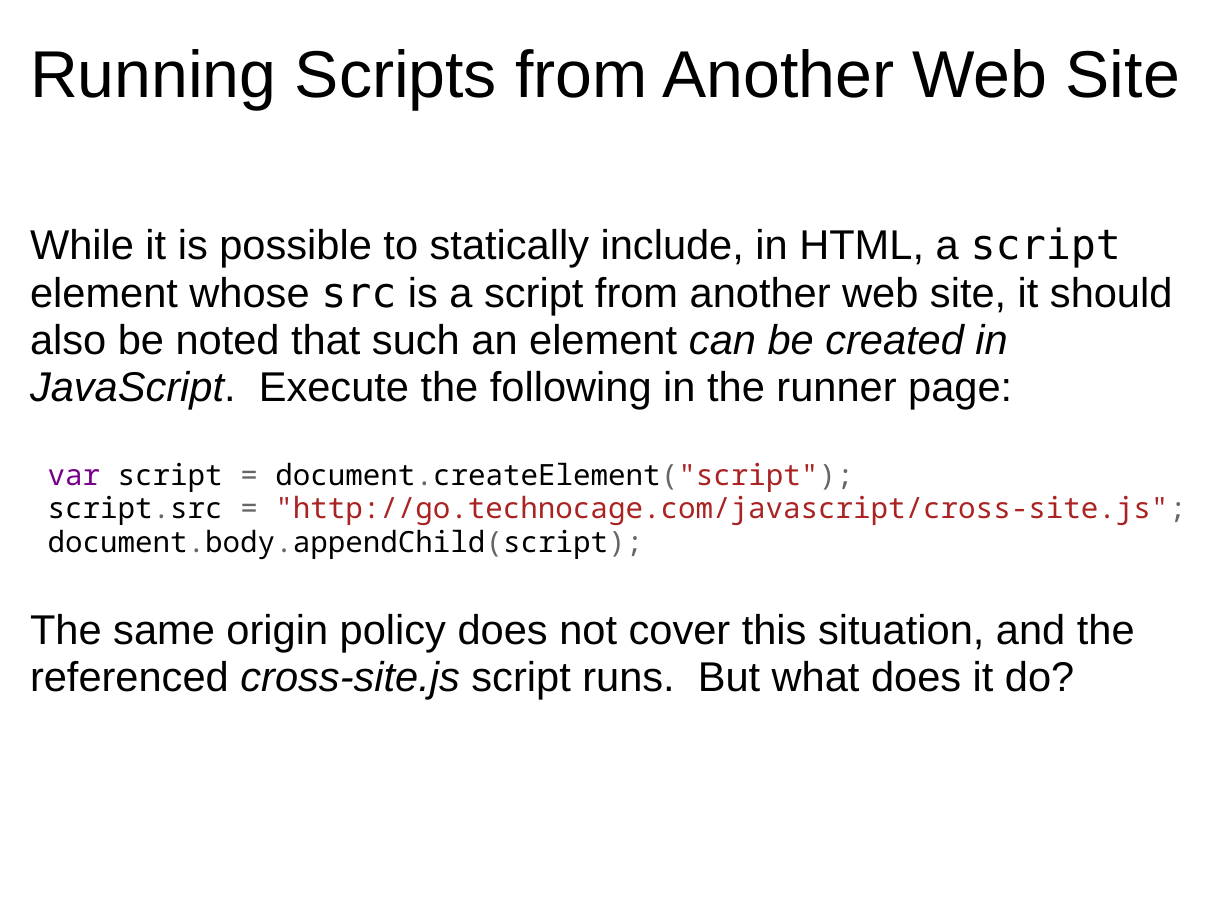
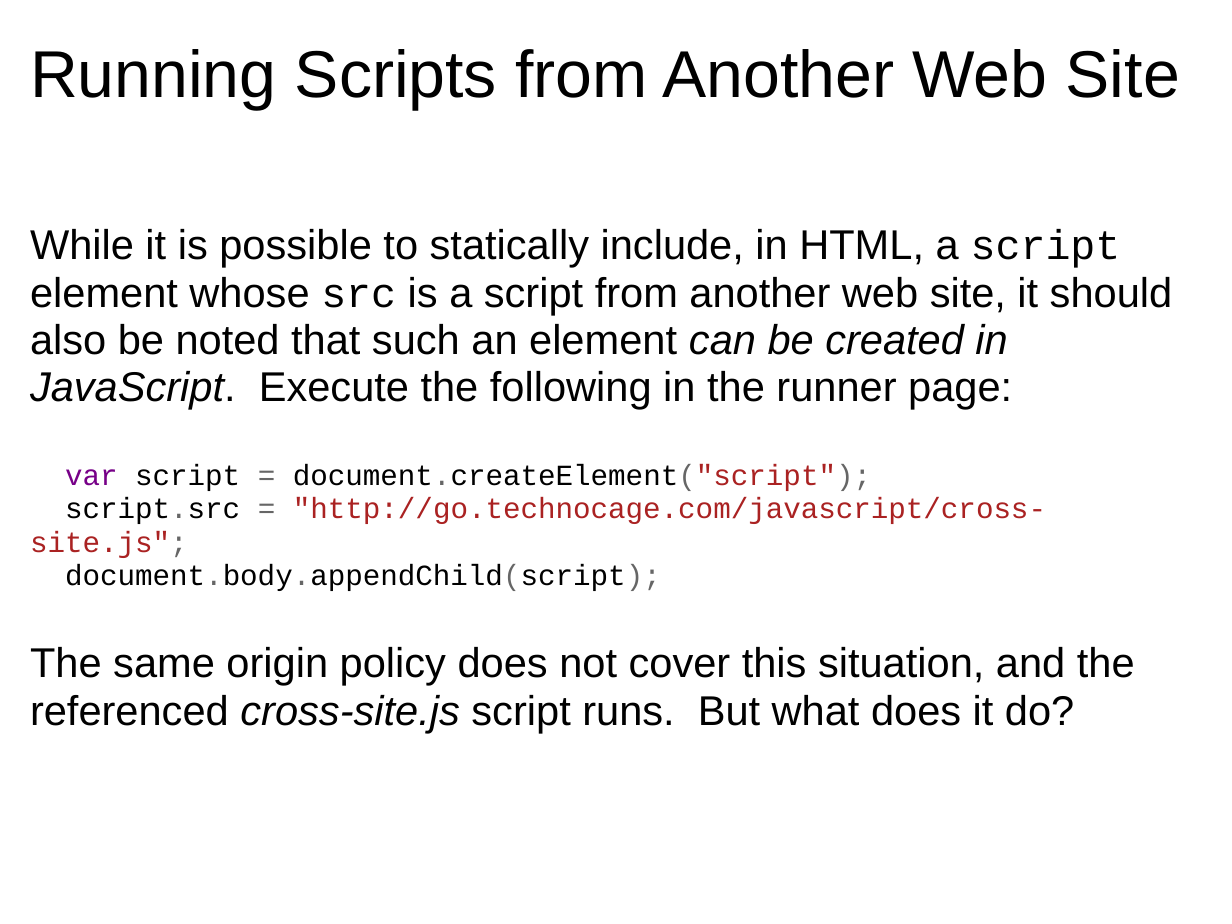
Before and after one commit to dondi/javascript-book, a slide deck: slide 61 of presentations/Chapter_8_Presentation.ppt. Drawn at 1232x924 pixels with LibreOffice and Linux fonts; fonts in the diff are those of the drawing; background and template pictures are left out. Boxes give left, top, right and bottom in pixels: in the first picture for what was removed or moved away, otherwise in the second. Text is boxed around its words. In the diff, an @@ line names an element or a change of style, - is before the commit and + after.

```diff
--- a/presentations/Chapter_8_Presentation.ppt
+++ b/presentations/Chapter_8_Presentation.ppt
@@ text at bbox=[30, 229, 1173, 591]: font DejaVu Sans Mono to Courier New in "script src"; font Noto Sans Mono to Courier New in "var script = document.createElement("script"); script.src =  ..." @@
```
Also in this commit, not shown: 19 other slides changed.
